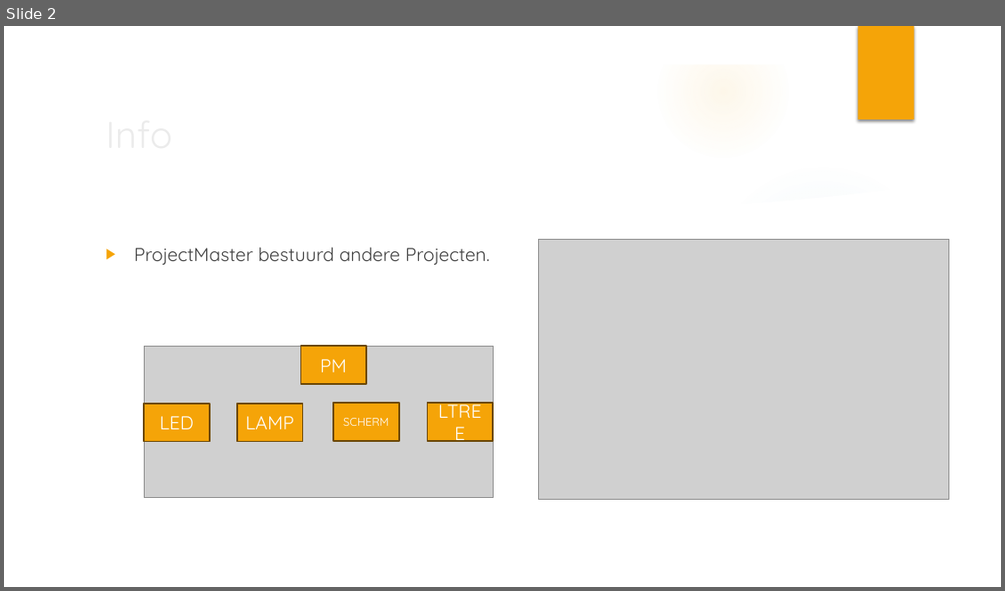
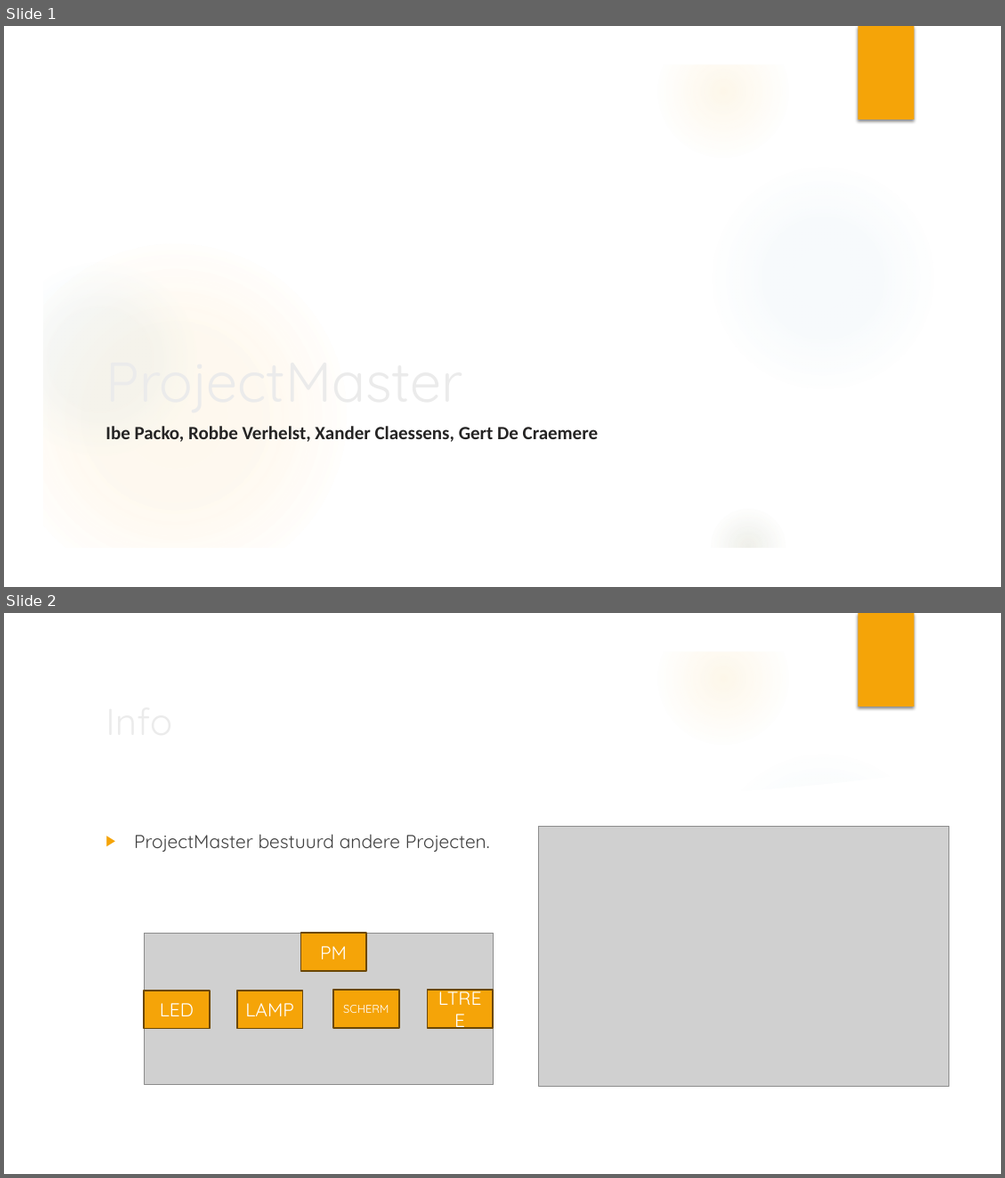
Before and after one commit to vives-project-xp/ProjectMaster, a slide deck: documentation/powerpointDemo.pptx. Shown one above the other, each under a label of ours: slide 2 before the commit, slides 1 and 2 after it. The pictures are 1005x591 and 1005x1178 pixels, drawn with LibreOffice and Linux fonts; fonts in the diff are those of the drawing; grey boxes stand for pictures; background and template pictures are left out. Boxes give left, top, right and bottom in pixels: in the first picture for what was removed or moved away, otherwise in the second. Text is boxed around its words. In the diff, an @@ line names an element or a change of style, - is before the commit and + after.

```diff
--- a/documentation/powerpointDemo.pptx
+++ b/documentation/powerpointDemo.pptx
@@ slide 1 added at <box>4,26,1001,587</box>, background picture (left out); not listed: 8 template elements that a slide beside it also shows @@
@@ title added at <box>98,198,820,417</box>, 54 pt, text #EBEBEB @@
+ProjectMaster
@@ subtitle added at <box>105,426,598,442</box>, 18 pt, text #252424, bold @@
+Ibe Packo, Robbe Verhelst, Xander Claessens, Gert De Craemere
```
Also in this commit, not shown: 1 slide removed.
